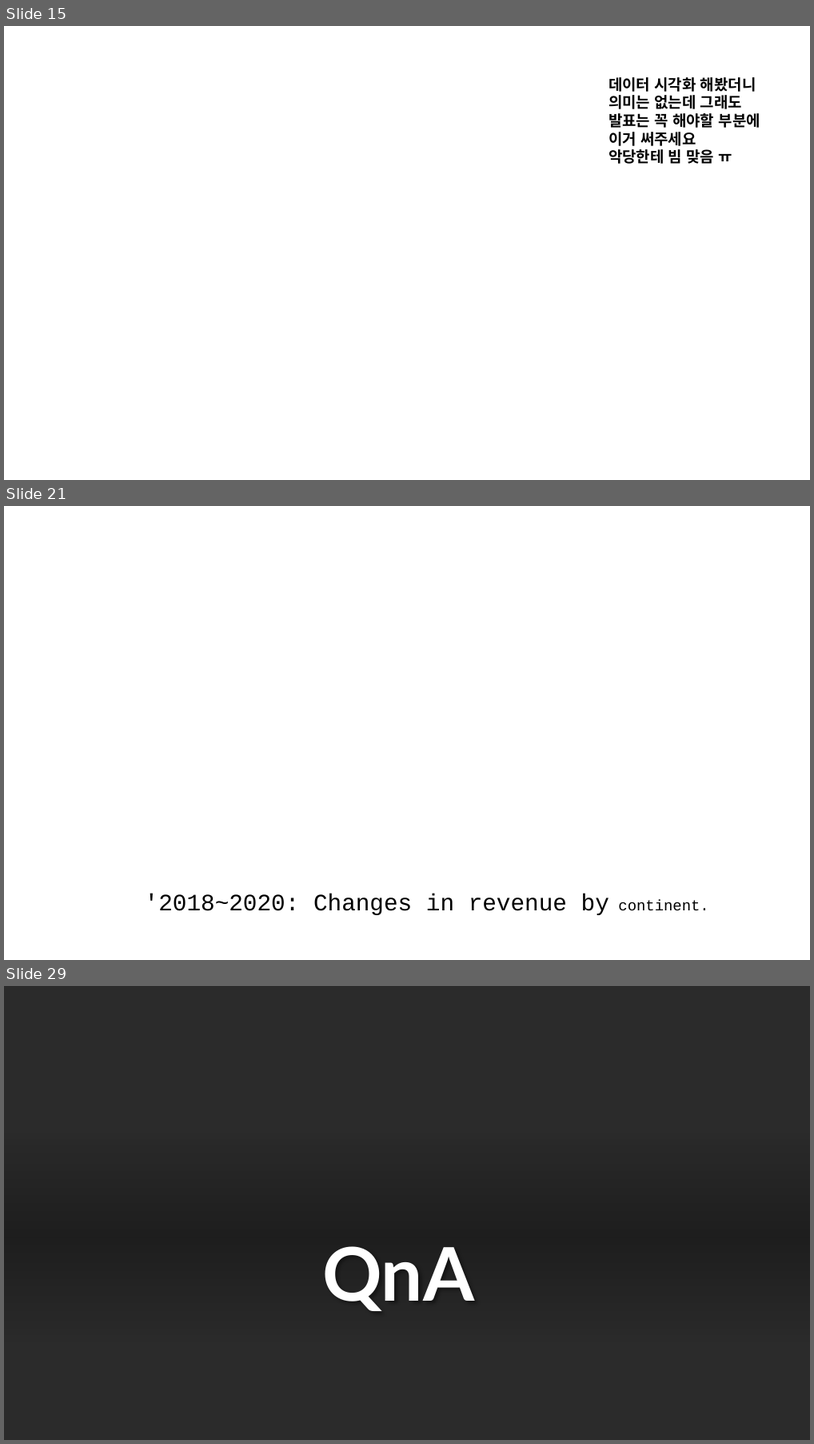
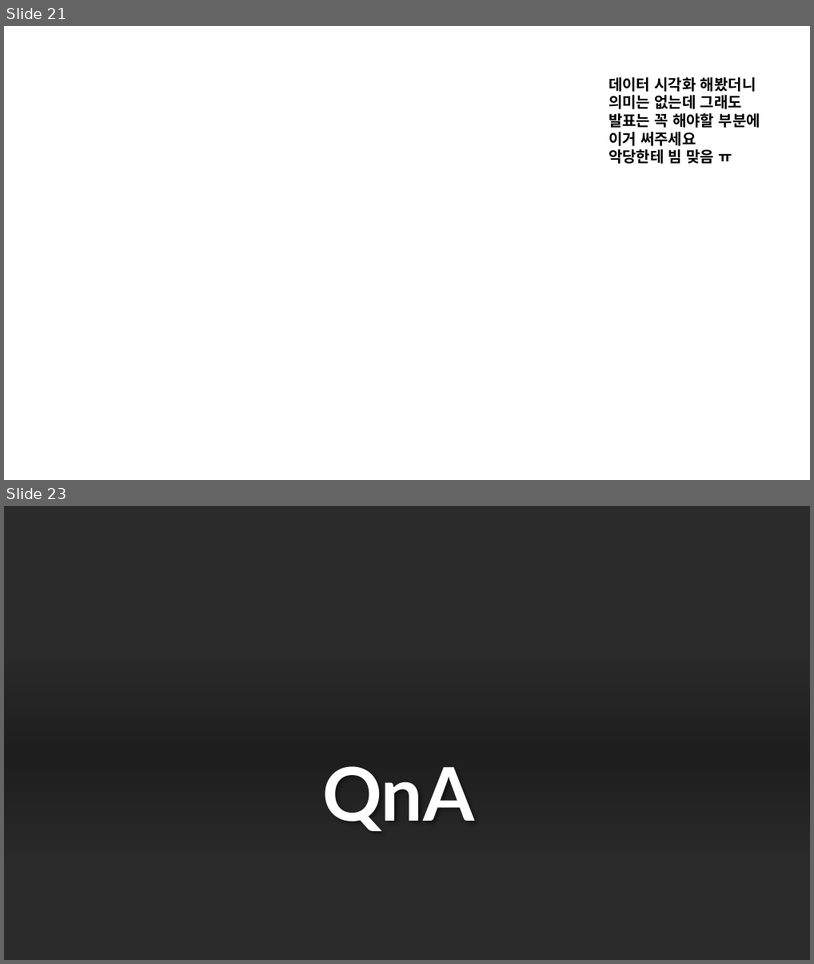
Before and after one commit to kim-seo-hyun/datathon, a slide deck: weddingpeach_speech_finish.pptx. Shown one above the other, each under a label of ours: slides 15, 21 and 29 before the commit, slides 21 and 23 after it; the slides between them are not shown. The pictures are 814x1444 and 814x964 pixels, drawn with LibreOffice and Linux fonts; fonts in the diff are those of the drawing; background and template pictures are left out; a plain dark background stands for a picture behind light text. Boxes give left, top, right and bottom in pixels: in the first picture for what was removed or moved away, otherwise in the second. Text is boxed around its words. In the diff, an @@ line names an element or a change of style, - is before the commit and + after.

```diff
--- a/weddingpeach_speech_finish.pptx
+++ b/weddingpeach_speech_finish.pptx
@@ slide 21 removed at [4,506,810,960], background #FFFFFF @@
@@ text removed at [145,893,709,915] @@
-'2018~2020: Changes in revenue by continent.
@@ what was slide 15 is now slide 21 @@
@@ what was slide 29 is now slide 23 @@
```
Also in this commit, not shown: 5 slides changed, 14 slides added, 19 other slides removed.
